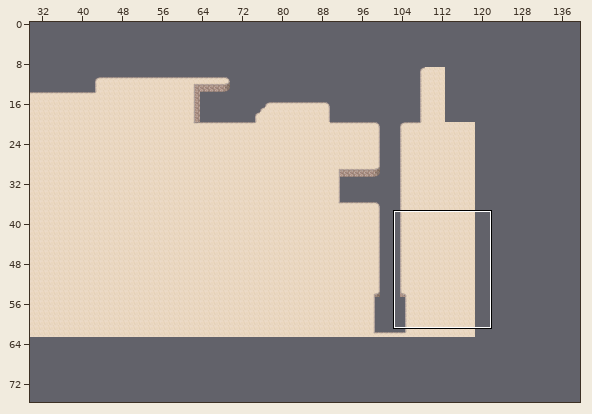
A Tiled map gets an edit: DestroyTheNuduhake/assets/mapa.tmx. The picture above shows the old version from afar; the outline marks the close-up.
Close-up. Before the edit:
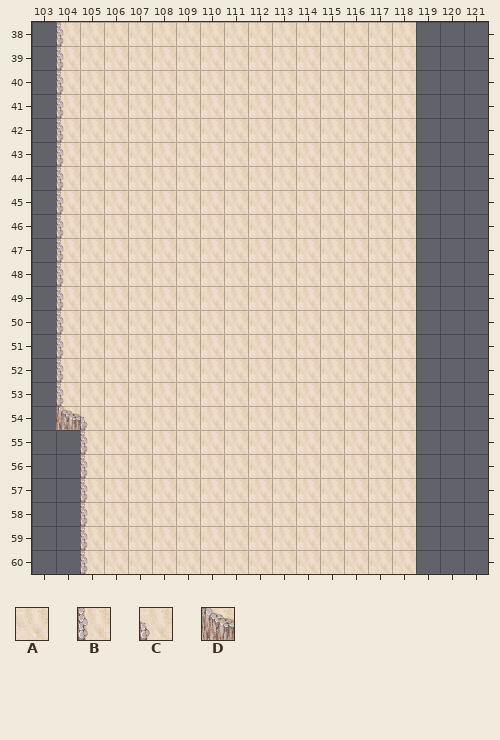
Cells are 32x32 px. Shown: x 103..121, y 38..60. The commit also changed other parts of the map, which this record leaves out.
Key: from "desert": A 1, B 48, C 51, D 56.
_ is an empty cell.
Layer "Camada de Tiles 1" before, first column x 103:
38 _BAAAAAAAAAAAAAA___
39 _BAAAAAAAAAAAAAA___
40 _BAAAAAAAAAAAAAA___
41 _BAAAAAAAAAAAAAA___
42 _BAAAAAAAAAAAAAA___
43 _BAAAAAAAAAAAAAA___
44 _BAAAAAAAAAAAAAA___
45 _BAAAAAAAAAAAAAA___
46 _BAAAAAAAAAAAAAA___
47 _BAAAAAAAAAAAAAA___
48 _BAAAAAAAAAAAAAA___
49 _BAAAAAAAAAAAAAA___
50 _BAAAAAAAAAAAAAA___
51 _BAAAAAAAAAAAAAA___
52 _BAAAAAAAAAAAAAA___
53 _BAAAAAAAAAAAAAA___
54 _DCAAAAAAAAAAAAA___
55 __BAAAAAAAAAAAAA___
56 __BAAAAAAAAAAAAA___
57 __BAAAAAAAAAAAAA___
58 __BAAAAAAAAAAAAA___
59 __BAAAAAAAAAAAAA___
60 __BAAAAAAAAAAAAA___
After:
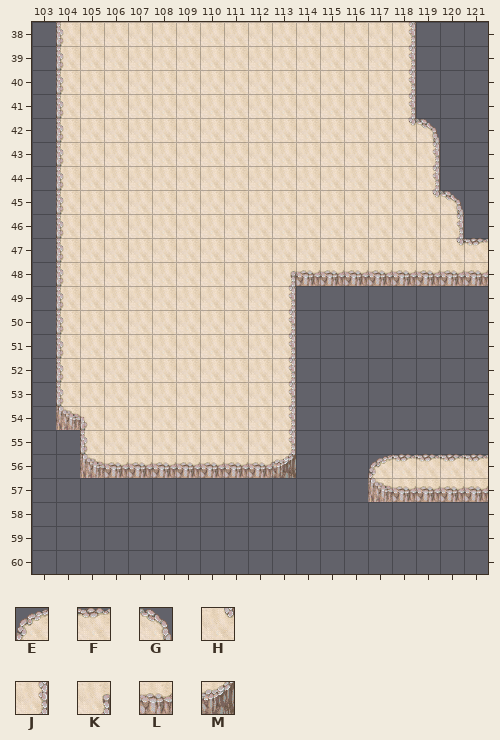
Further tiles: from "desert": E 40, F 41, G 42, H 44, J 50, K 52, L 57, M 58.
From old to new:
Layer "Camada de Tiles 1":
There is now tile A in rows 46 to 47 at x 119.
The edit turns tile A into tile D in row 57 at x 117.
The edit turns tile B into tile D in row 56 at x 105.
The edit turns tile A into tile E in row 56 at x 117.
The edit turns tile A into tile F in row 56 at x 118.
There is now tile F in row 47 at x 121; in row 56 at x 119 to 121.
There is now tile G in row 42 at x 119; in row 45 at x 120.
The edit turns tile A into tile H in row 42 at x 118.
There is now tile H in row 45 at x 119; in row 47 at x 120.
The edit turns tile A into tile J in rows 38 to 41 at x 118; in rows 49 to 55 at x 113.
There is now tile J in rows 43 to 44 at x 119; in row 46 at x 120.
The edit turns tile A into tile K in row 48 at x 113.
The edit turns tile A into tile L in row 48 at x 114 to 118; in row 56 at x 106 to 112; in row 57 at x 118.
There is now tile L in row 48 at x 119 to 121; in row 57 at x 119 to 121.
The edit turns tile A into tile M in row 56 at x 113.
The edit erases tile A in rows 49 to 55 at x 114 to 118; in row 56 at x 114 to 116; in row 57 at x 106 to 116; in rows 58 to 60 at x 106 to 118.
The edit erases tile B in rows 57 to 60 at x 105.
Boxes around the changes in both close-ups, in picture pixels (x1, y1, x2, y2):
changed: (80, 22, 488, 574)
